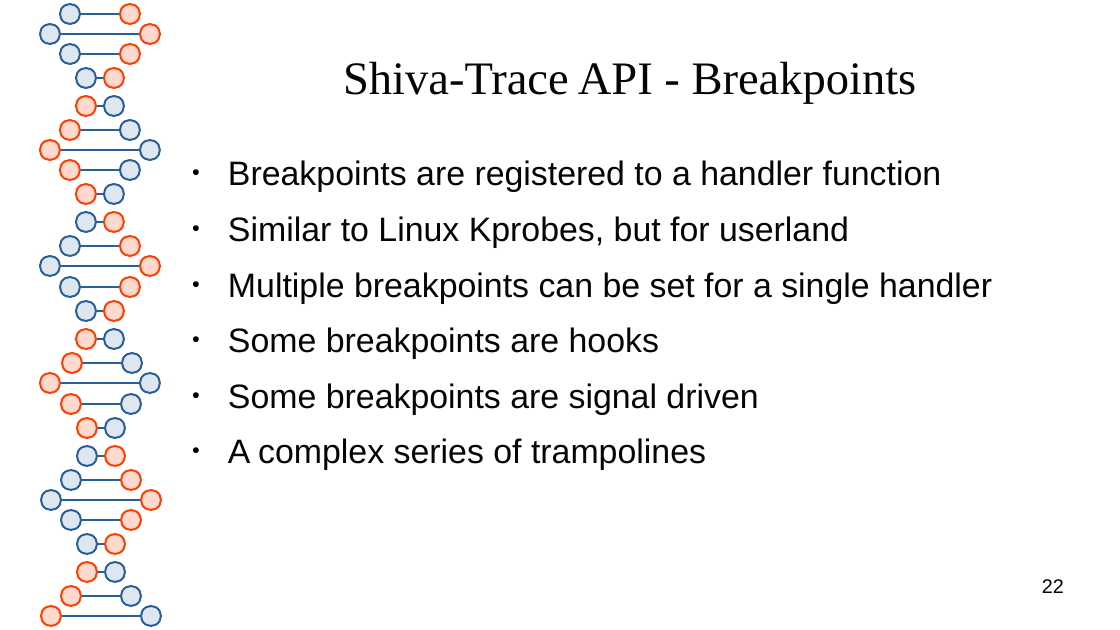
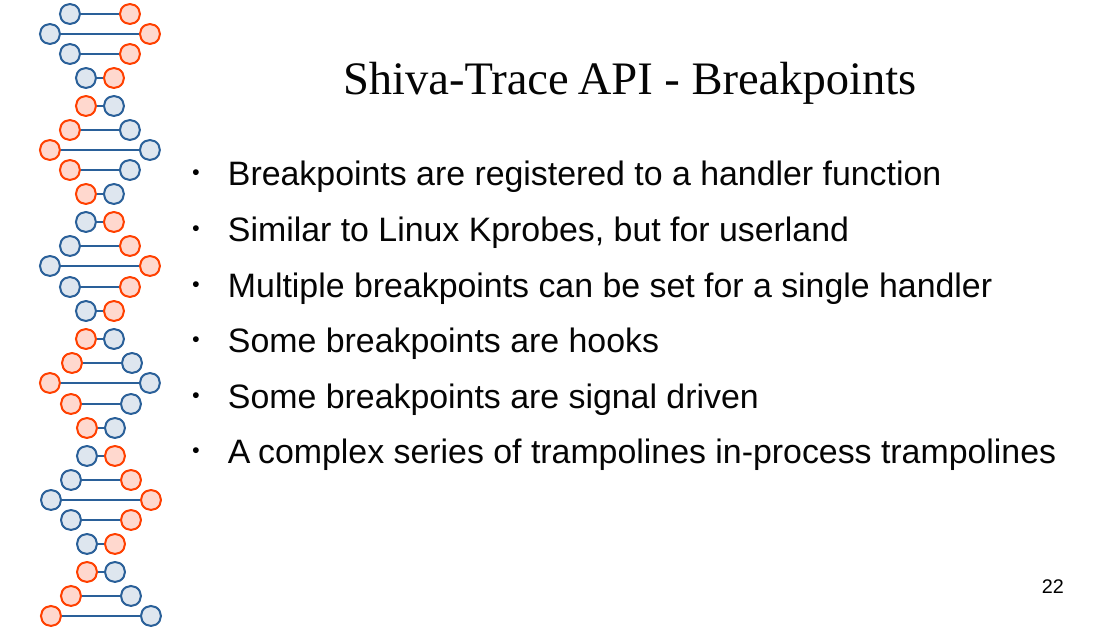
Before and after one commit to elfmaster/shiva, a slide deck: slide 22 of presentation/shiva_runtime.odp. Drawn at 1120x630 pixels with LibreOffice and Linux fonts; fonts in the diff are those of the drawing. Boxes give left, top, right and bottom in pixels: in the first picture for what was removed or moved away, otherwise in the second. Text is boxed around its words. In the diff, an @@ line names an element or a change of style, - is before the commit and + after.

```diff
--- a/presentation/shiva_runtime.odp
+++ b/presentation/shiva_runtime.odp
@@ text at [228, 438, 1056, 470]: text changed @@
-● A complex series of trampolines
+● A complex series of trampolines in-process trampolines
```
Also in this commit, not shown: 8 other slides changed, 9 slides added, 1 other file.
